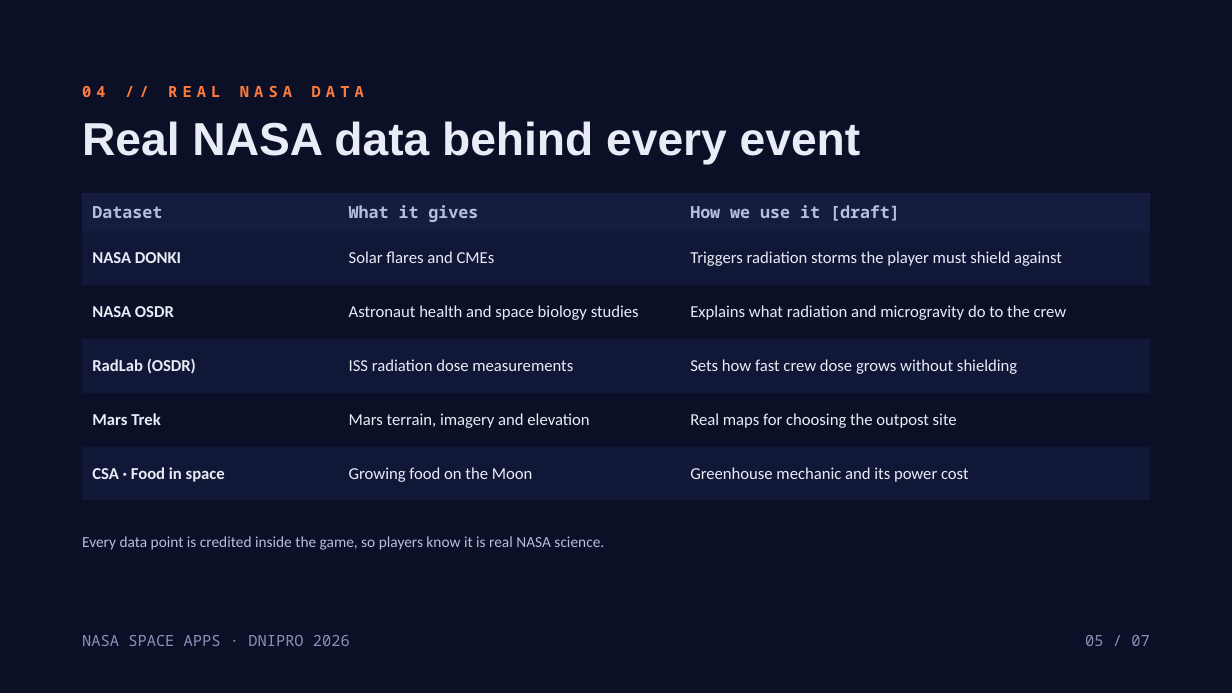
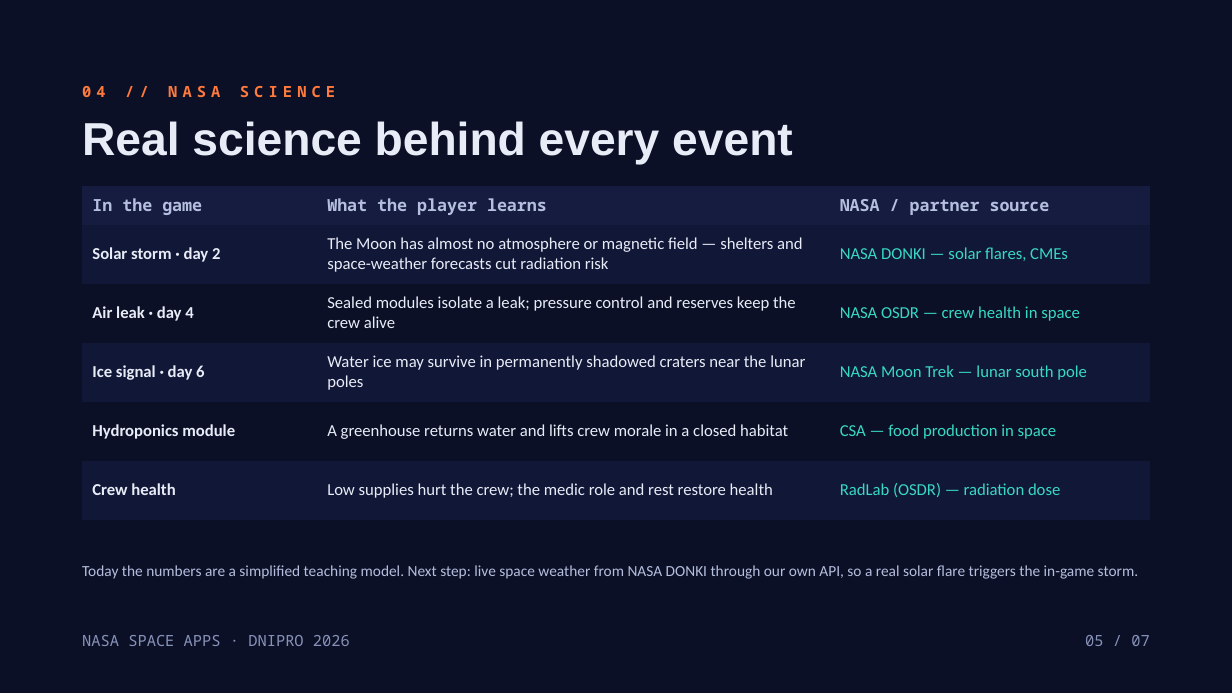
Before and after one commit to aleexxeyy/lunar-ops, a slide deck: slide 5 of Презентация/LunarOps_SpaceApps_Dnipro_2026.pptx. Drawn at 1232x693 pixels with LibreOffice and Linux fonts; fonts in the diff are those of the drawing. Boxes give left, top, right and bottom in pixels: in the first picture for what was removed or moved away, otherwise in the second. Text is boxed around its words. In the diff, an @@ line names an element or a change of style, - is before the commit and + after.

```diff
--- a/Презентация/LunarOps_SpaceApps_Dnipro_2026.pptx
+++ b/Презентация/LunarOps_SpaceApps_Dnipro_2026.pptx
@@ text at bbox=[82, 86, 335, 97]: text changed @@
-04 // REAL NASA DATA
+04 // NASA SCIENCE
@@ text at bbox=[82, 121, 793, 164]: text changed @@
-Real NASA data behind every event
+Real science behind every event
@@ table at bbox=[82, 186, 1151, 519] @@
-row 1: Dataset | What it gives | How we use it [draft]
+row 1: In the game | What the player learns | NASA / partner source
-row 2: NASA DONKI | Solar flares and CMEs | Triggers radiation storms the player must shield against
+row 2: Solar storm · day 2 | The Moon has almost no atmosphere or magnetic field — shelters and space-weather forecasts cut radiation risk | NASA DONKI — solar flares, CMEs
-row 3: NASA OSDR | Astronaut health and space biology studies | Explains what radiation and microgravity do to the crew
+row 3: Air leak · day 4 | Sealed modules isolate a leak; pressure control and reserves keep the crew alive | NASA OSDR — crew health in space
-row 4: RadLab (OSDR) | ISS radiation dose measurements | Sets how fast crew dose grows without shielding
+row 4: Ice signal · day 6 | Water ice may survive in permanently shadowed craters near the lunar poles | NASA Moon Trek — lunar south pole
-row 5: Mars Trek | Mars terrain, imagery and elevation | Real maps for choosing the outpost site
+row 5: Hydroponics module | A greenhouse returns water and lifts crew morale in a closed habitat | CSA — food production in space
-row 6: CSA · Food in space | Growing food on the Moon | Greenhouse mechanic and its power cost
+row 6: Crew health | Low supplies hurt the crew; the medic role and rest restore health | RadLab (OSDR) — radiation dose
@@ table: place and size @@
-table at bbox=[82, 192, 1150, 500]
+table at bbox=[82, 186, 1151, 519]
@@ text at bbox=[82, 565, 1139, 579]: text changed @@
-Every data point is credited inside the game, so players know it is real NASA science.
+Today the numbers are a simplified teaching model. Next step: live space weather from NASA DONKI through our own API, so a real solar flare triggers the in-game storm.
```
Also in this commit, not shown: 4 other slides changed, 1 slide added, 1 slide removed, 31 other files.
